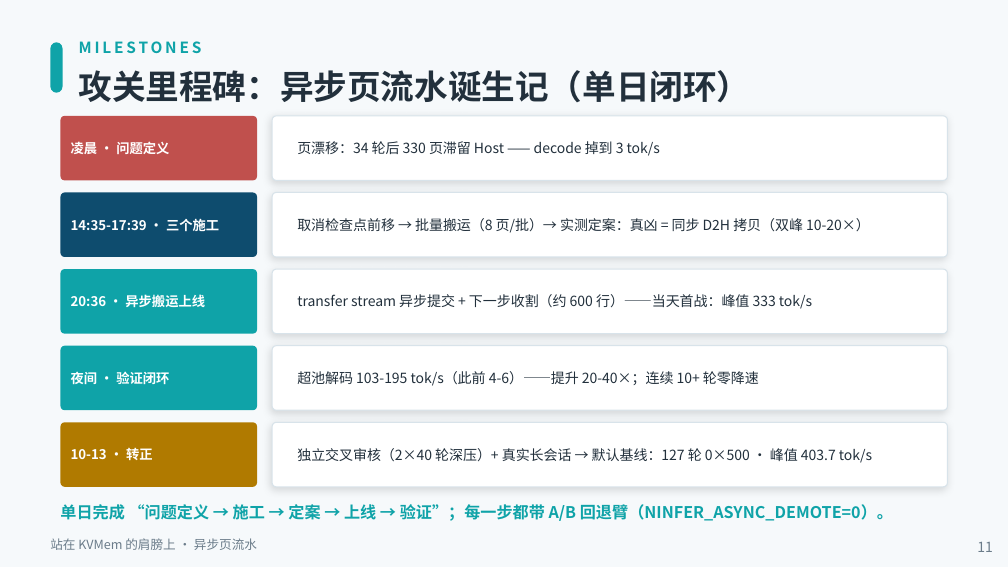
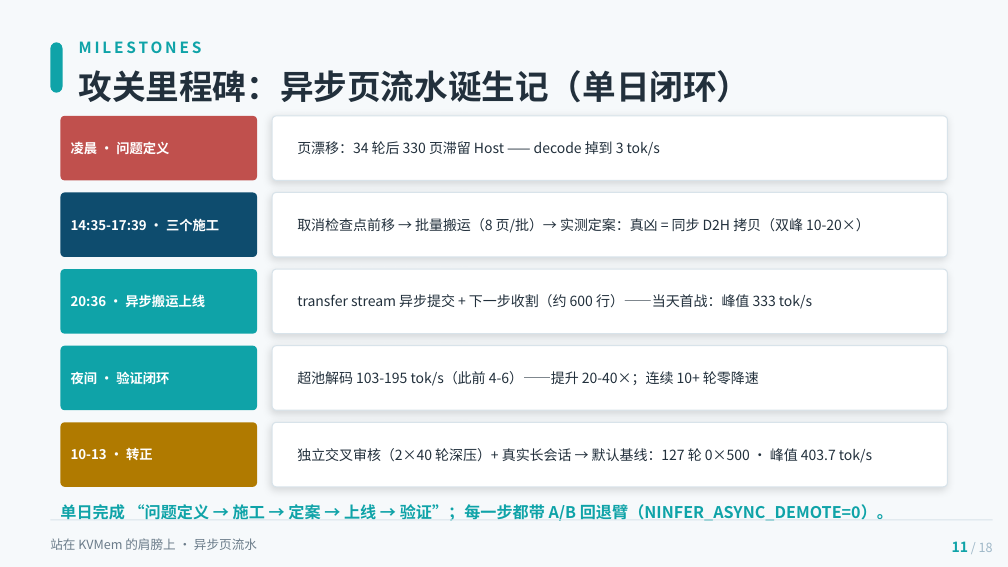
Before and after one commit to paicat1/Ninfer-KVMem-Async, a slide deck: slide 11 of docs/异步页流水-技术说明-美化版.pptx. Drawn at 1008x567 pixels with LibreOffice and Linux fonts; fonts in the diff are those of the drawing. Boxes give left, top, right and bottom in pixels: in the first picture for what was removed or moved away, otherwise in the second. Text is boxed around its words. In the diff, an @@ line names an element or a change of style, - is before the commit and + after.

```diff
--- a/docs/异步页流水-技术说明-美化版.pptx
+++ b/docs/异步页流水-技术说明-美化版.pptx
@@ rectangle added at box(50, 519, 993, 520), fill #D8E3EA @@
@@ text at box(952, 541, 993, 552): text changed; size 10 to 9 pt; text colour #6B7C8A to #9FB8C8 @@
-11
+11 / 18
```
Also in this commit, not shown: 16 other slides changed, 2 other files.
